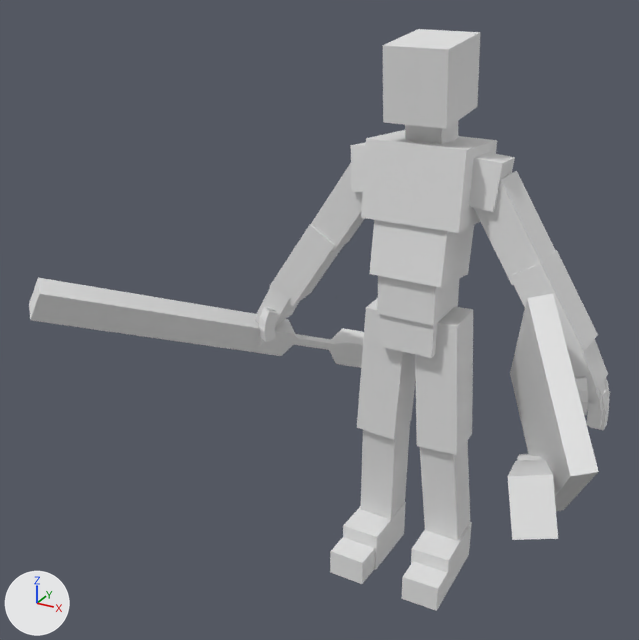
Renders of the FBX model Assets/Models/Player/WholeBodyClip/RPG-Character@RollRight.FBX from each side of a commit.
Rendered twice from a camera (50 mm lens) standing at (1.41, -3.5, 2.98) and looking at (-0.33, -0.34, 1.39). Every picture has the same lights, and +X, +Y and +Z are marked at lower left. Materials are left out; every surface is plain grey. Where no turn or scale is listed for an object, it has been applied to the vertices.

Objects in the first picture: 'RPG-Character-Mesh', 'Shield', 'WeaponL', 'WeaponR'.
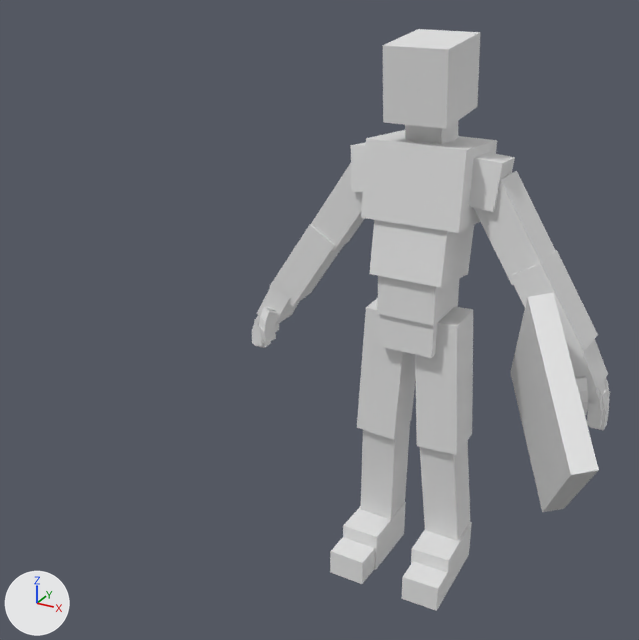
Edits to the bpy script that builds the scene:
```text
Remove ob_weaponl:
    ob_weaponl = bpy.data.objects.new('WeaponL', me_weaponl_ncl1_1)
    ob_weaponl.location = (0.624, -0.29, 1.051)
Change ob_shield:
    ob_shield.location: (0.462, -0.1, 1.303) -> (0.46, -0.089, 1.303)
Remove ob_weaponr:
    ob_weaponr = bpy.data.objects.new('WeaponR', me_weaponr_ncl1_1)
    ob_weaponr.location = (-0.611, 0.229, 1.138)
```

Pixel boxes (x1, y1, x2, y2) of what changed, in the pictures (639 x 640 px):
'Shield', moved: before (510, 294, 599, 511); after (510, 292, 599, 512)
'WeaponR', deleted: before (29, 278, 364, 368)
'WeaponL', deleted: before (508, 454, 558, 540)
